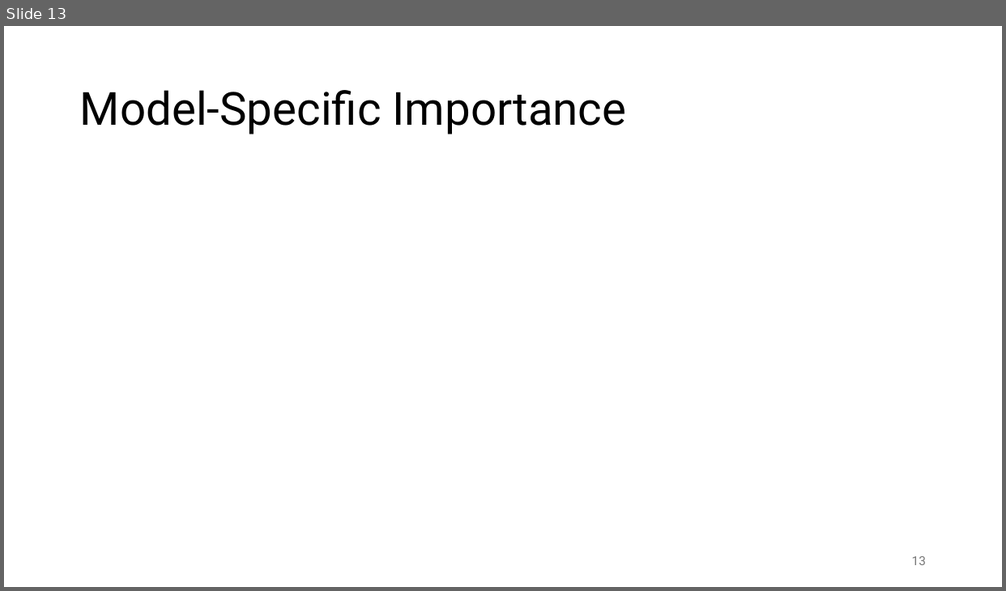
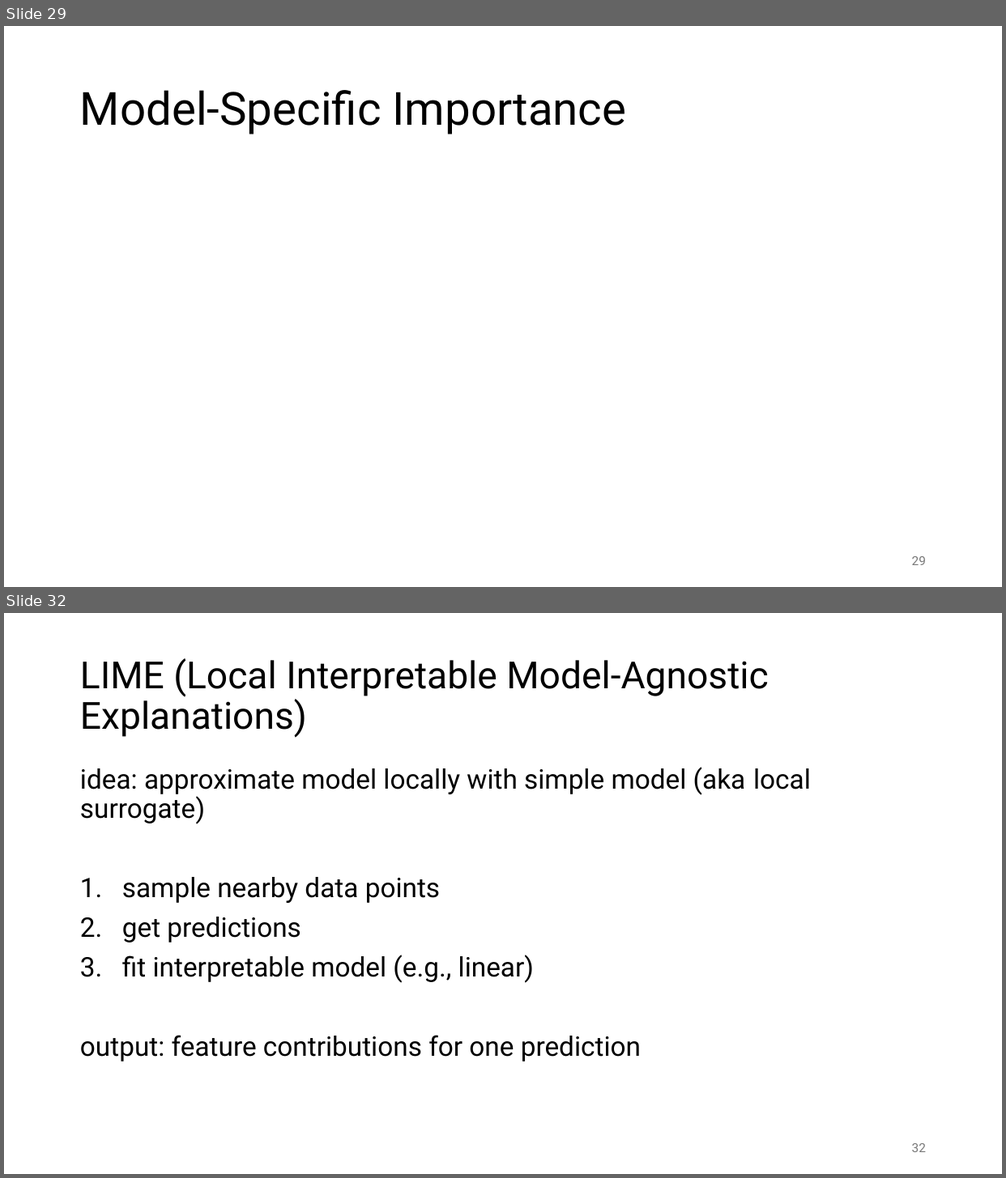
Before and after one commit to FelixWick/data_science, a slide deck: slides/7_model_evaluation.pptx. Shown one above the other, each under a label of ours: slide 13 before the commit, slides 29 and 32 after it; the slides between them are not shown. The pictures are 1006x591 and 1006x1178 pixels, drawn with LibreOffice and Linux fonts; fonts in the diff are those of the drawing; grey boxes stand for pictures. Boxes give left, top, right and bottom in pixels: in the first picture for what was removed or moved away, otherwise in the second. Text is boxed around its words. In the diff, an @@ line names an element or a change of style, - is before the commit and + after.

Commit message:
model evaluation slides

```diff
--- a/slides/7_model_evaluation.pptx
+++ b/slides/7_model_evaluation.pptx
@@ slide 32 added at (4,613,1002,1174), background #FFFFFF @@
@@ title added at (80,658,768,738), 36 pt, text #000000 @@
+LIME (Local Interpretable Model-Agnostic Explanations)
@@ text added at (80,767,811,1062), 26 pt, text #000000 @@
+idea: approximate model locally with simple model (aka local surrogate)
+1. sample nearby data points
+2. get predictions
+3. fit interpretable model (e.g., linear)
+output: feature contributions for one prediction
@@ page number added at (912,1144,926,1152), 12 pt, text #797979 @@
+32
@@ what was slide 13 is now slide 29 @@
@@ page number at (912,557,926,565): text changed @@
-13
+29
```
Also in this commit, not shown: 7 slides changed, 23 other slides added, 7 slides removed, 2 other files.
